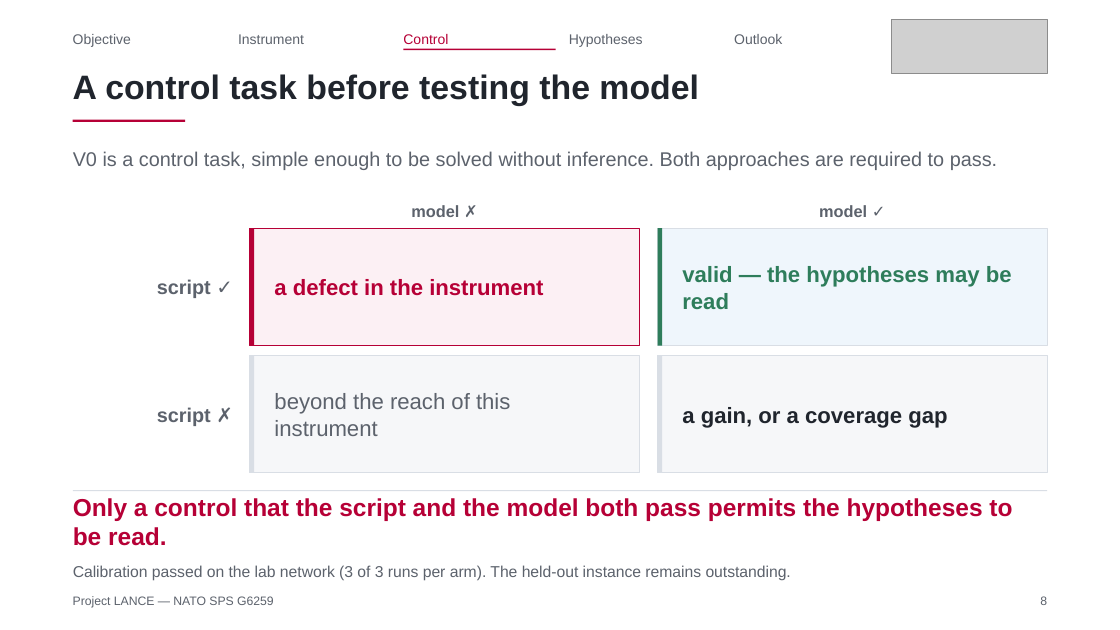
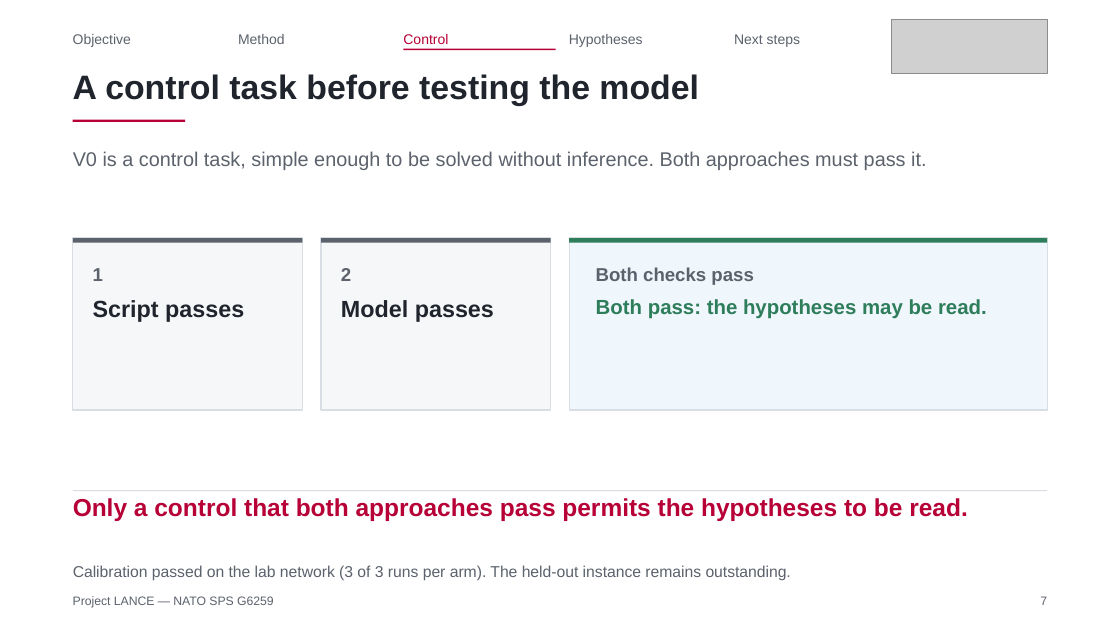
Before and after one commit to Tanguyvans/LANCE, a slide deck: slide 7 of objectifs/presentation-2026-10-23/slides.pptx (slide 8 before the commit). Drawn at 1120x630 pixels with LibreOffice and Linux fonts; fonts in the diff are those of the drawing; grey boxes stand for pictures. Boxes give left, top, right and bottom in pixels: in the first picture for what was removed or moved away, otherwise in the second. Text is boxed around its words. In the diff, an @@ line names an element or a change of style, - is before the commit and + after.

```diff
--- a/objectifs/presentation-2026-10-23/slides.pptx
+++ b/objectifs/presentation-2026-10-23/slides.pptx
@@ text at bbox=[238, 34, 285, 44]: text changed @@
-Instrument
+Method
@@ text at bbox=[734, 34, 800, 47]: text changed @@
-Outlook
+Next steps
@@ text at bbox=[73, 151, 926, 170]: text changed @@
-V0 is a control task, simple enough to be solved without inference. Both approaches are required to pass.
+V0 is a control task, simple enough to be solved without inference. Both approaches must pass it.
@@ text removed at bbox=[819, 205, 867, 217] @@
-model ✓
@@ rectangle added at bbox=[73, 238, 302, 410], fill #F6F7F9, outline #D9DEE5 1 pt @@
@@ rectangle added at bbox=[73, 238, 302, 243], fill #5C626C @@
@@ rectangle removed at bbox=[250, 229, 639, 346] @@
@@ rectangle removed at bbox=[250, 229, 255, 346] @@
@@ rectangle: place and size @@
-rectangle at bbox=[250, 355, 639, 473]
+rectangle at bbox=[321, 238, 550, 410]
@@ rectangle added at bbox=[321, 238, 550, 243], fill #5C626C @@
@@ rectangle: place and size @@
-rectangle at bbox=[658, 229, 1048, 346]
+rectangle at bbox=[570, 238, 1048, 410]
@@ rectangle added at bbox=[570, 238, 1048, 243], fill #2E7D5B @@
@@ rectangle removed at bbox=[658, 229, 663, 346] @@
@@ text added at bbox=[93, 268, 103, 281], 16 pt, text #5C626C, bold @@
+1
@@ text added at bbox=[341, 268, 351, 281], 16 pt, text #5C626C, bold @@
+2
@@ text added at bbox=[596, 267, 753, 285], 16 pt, text #5C626C, bold @@
+Both checks pass
@@ text removed at bbox=[274, 279, 543, 296] @@
-a defect in the instrument
@@ vertical alignment middle to top in 3 elements at bbox=[596, 299, 987, 319], bbox=[93, 300, 244, 322], bbox=[341, 300, 494, 322] @@
@@ text at bbox=[596, 299, 987, 319]: text changed; size 19 to 17.5 pt @@
-valid — the hypotheses may be read
+Both pass: the hypotheses may be read.
@@ text at bbox=[93, 300, 244, 322]: text changed; size 17 to 20 pt; text colour #5C626C to #20252D @@
-script ✓
+Script passes
@@ text at bbox=[341, 300, 494, 322]: text changed; size 14 to 20 pt; text colour #5C626C to #20252D @@
-model ✗
+Model passes
@@ rectangle removed at bbox=[250, 355, 255, 473] @@
@@ rectangle removed at bbox=[658, 355, 1048, 473] @@
@@ rectangle removed at bbox=[658, 355, 663, 473] @@
@@ text removed at bbox=[157, 407, 211, 426] @@
-script ✗
@@ text removed at bbox=[274, 393, 510, 436] @@
-beyond the reach of this instrument
@@ text removed at bbox=[682, 407, 947, 428] @@
-a gain, or a coverage gap
@@ text at bbox=[73, 498, 968, 521]: text changed @@
-Only a control that the script and the model both pass permits the hypotheses to be read.
+Only a control that both approaches pass permits the hypotheses to be read.
@@ text at bbox=[1040, 596, 1047, 605]: text changed @@
-8
+7
```
Also in this commit, not shown: 9 other slides changed, 3 slides removed, 3 other files.
